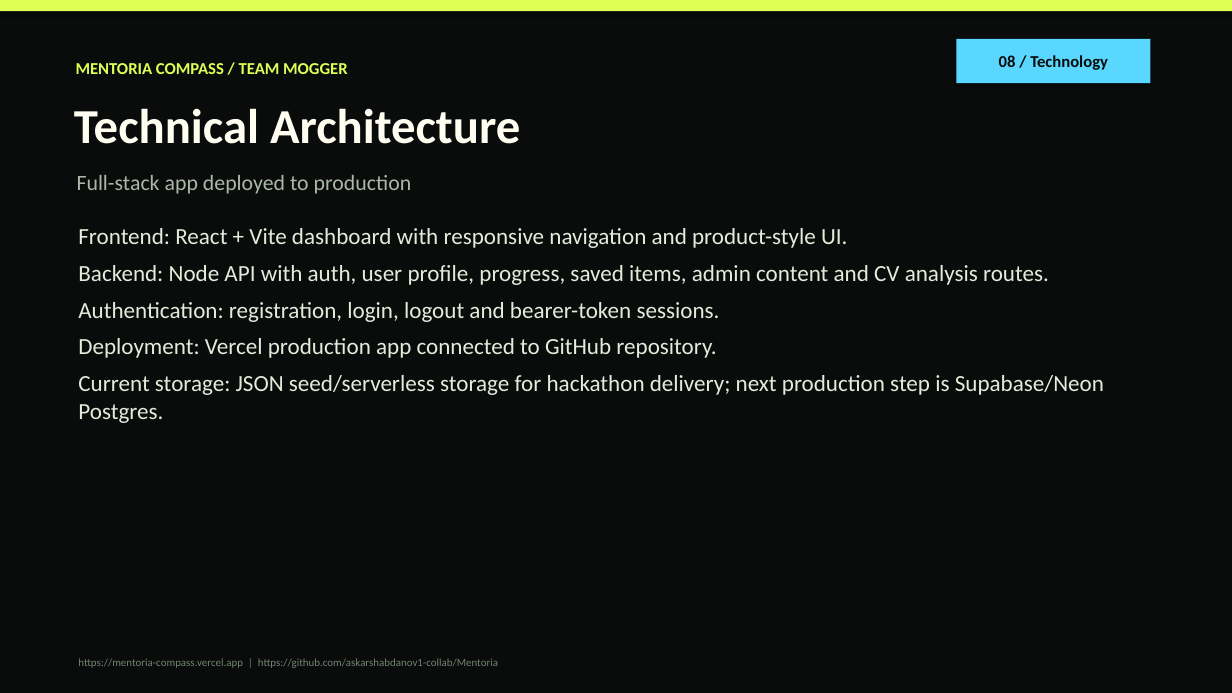
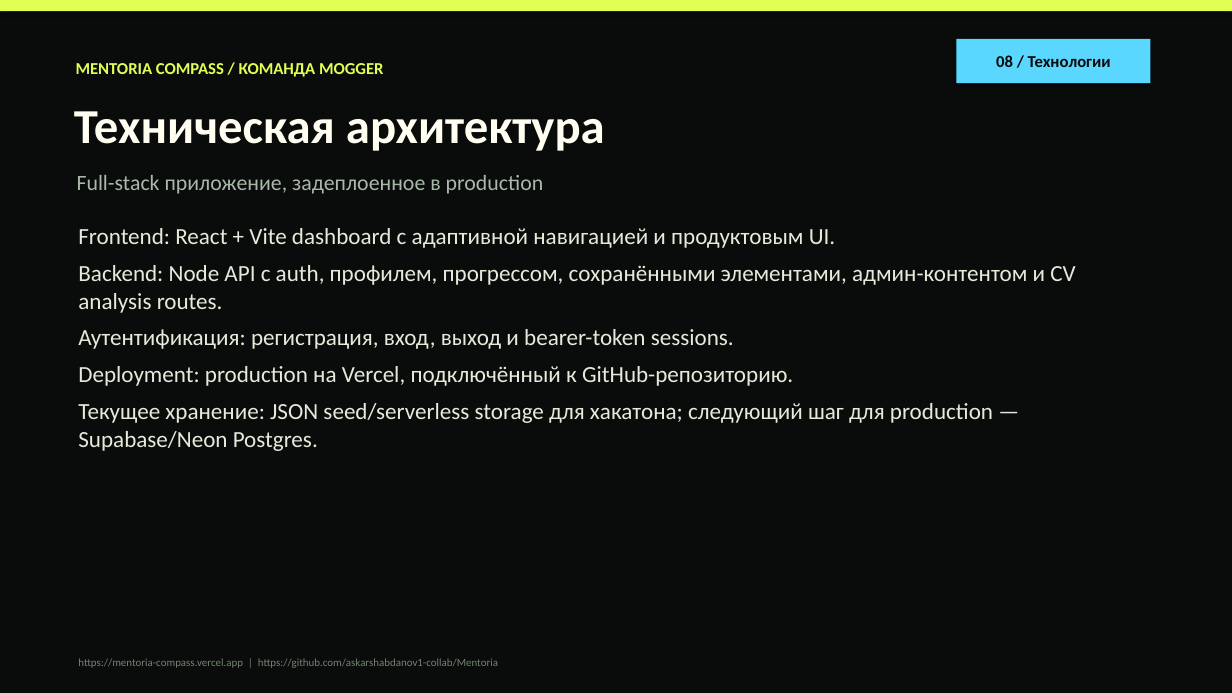
Before and after one commit to askarshabdanov1-collab/Mentoria, a slide deck: slide 8 of Mentoria_Compass_Mogger_Presentation.pptx. Drawn at 1232x693 pixels with LibreOffice and Linux fonts; fonts in the diff are those of the drawing. Boxes give left, top, right and bottom in pixels: in the first picture for what was removed or moved away, otherwise in the second. Text is boxed around its words. In the diff, an @@ line names an element or a change of style, - is before the commit and + after.

```diff
--- a/Mentoria_Compass_Mogger_Presentation.pptx
+++ b/Mentoria_Compass_Mogger_Presentation.pptx
@@ text in rectangle at (996,55,1111,67): text changed @@
-08 / Technology
+08 / Технологии
@@ text at (76,63,384,77): text changed @@
-MENTORIA COMPASS / TEAM MOGGER
+MENTORIA COMPASS / КОМАНДА MOGGER
@@ text at (74,111,605,151): text changed @@
-Technical Architecture
+Техническая архитектура
@@ text at (77,175,544,194): text changed @@
-Full-stack app deployed to production
+Full-stack приложение, задеплоенное в production
@@ text at (78,228,1075,451): text changed @@
-Frontend: React + Vite dashboard with responsive navigation and product-style UI.
-Backend: Node API with auth, user profile, progress, saved items, admin content and CV analysis routes.
-Authentication: registration, login, logout and bearer-token sessions.
-Deployment: Vercel production app connected to GitHub repository.
-Current storage: JSON seed/serverless storage for hackathon delivery; next production step is Supabase/Neon Postgres.
+Frontend: React + Vite dashboard с адаптивной навигацией и продуктовым UI.
+Backend: Node API с auth, профилем, прогрессом, сохранёнными элементами, админ-контентом и CV analysis routes.
+Аутентификация: регистрация, вход, выход и bearer-token sessions.
+Deployment: production на Vercel, подключённый к GitHub-репозиторию.
+Текущее хранение: JSON seed/serverless storage для хакатона; следующий шаг для production — Supabase/Neon Postgres.
```
Also in this commit, not shown: 8 other slides changed, 1 slide added, 1 slide removed, 2 other files.
